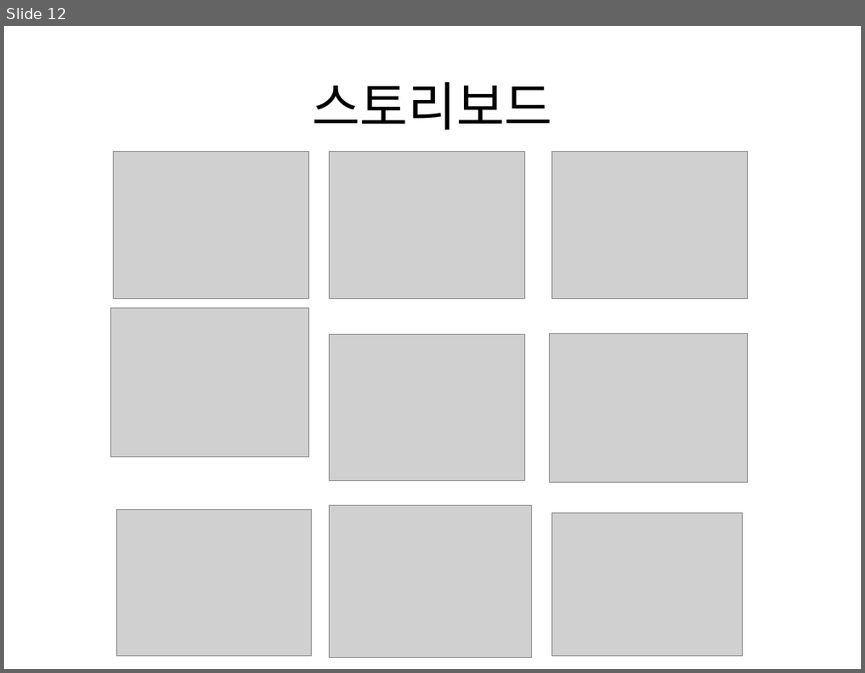
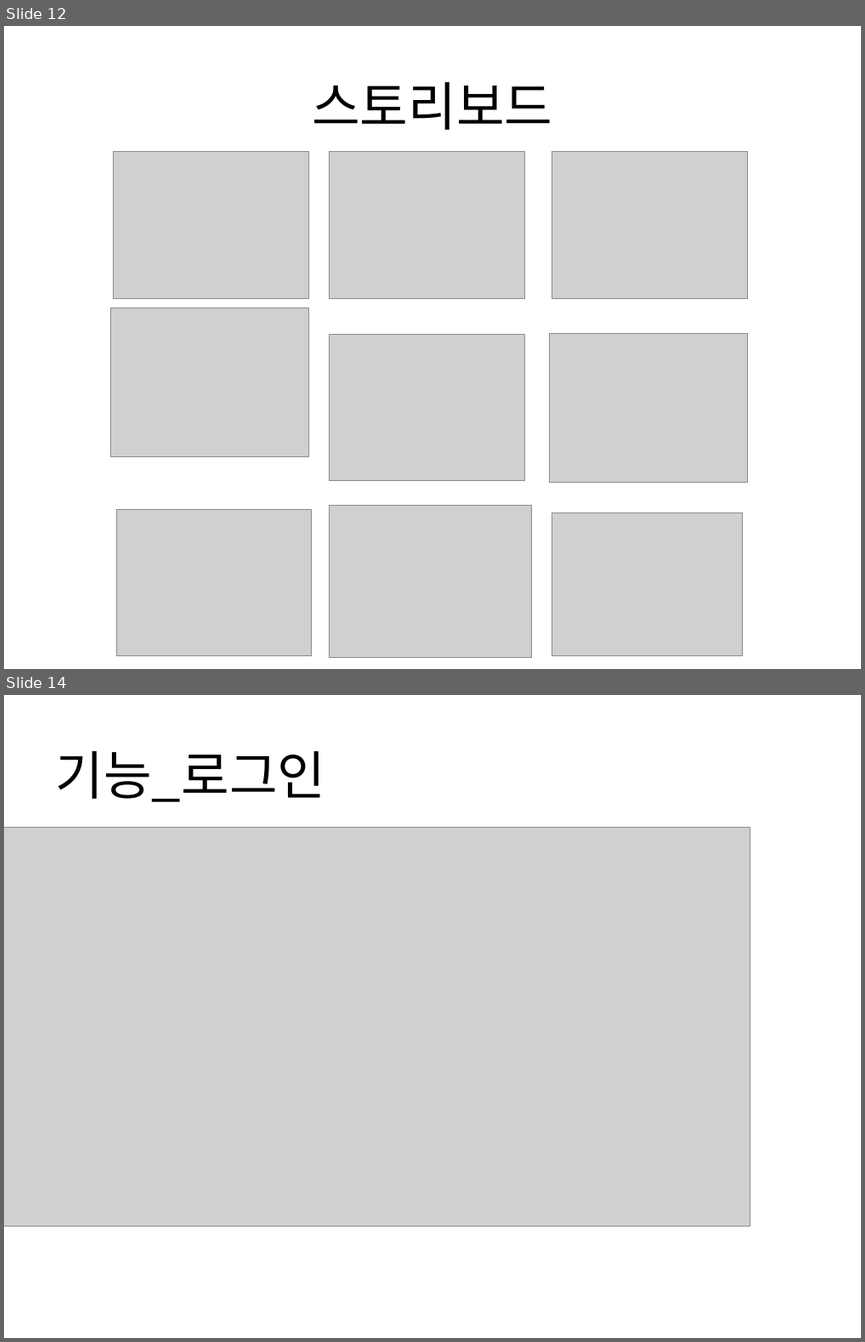
Before and after one commit to yeonjihyo/Leather, a slide deck: leather_last/JH Leather PPT.pptx. Shown one above the other, each under a label of ours: slide 12 before the commit, slides 12 and 14 after it; the slides between them are not shown. The pictures are 865x673 and 865x1342 pixels, drawn with LibreOffice and Linux fonts; fonts in the diff are those of the drawing; grey boxes stand for pictures. Boxes give left, top, right and bottom in pixels: in the first picture for what was removed or moved away, otherwise in the second. Text is boxed around its words. In the diff, an @@ line names an element or a change of style, - is before the commit and + after.

```diff
--- a/leather_last/JH Leather PPT.pptx
+++ b/leather_last/JH Leather PPT.pptx
@@ slide 14 added at (4,695,861,1338), background #FFFFFF @@
@@ title added at (55,751,325,802), 44 pt, text #000000 @@
+기능_로그인
@@ picture added at (4,828,750,1227) @@
```
Also in this commit, not shown: 7 other slides added, 1 slide removed, 1 other file.
